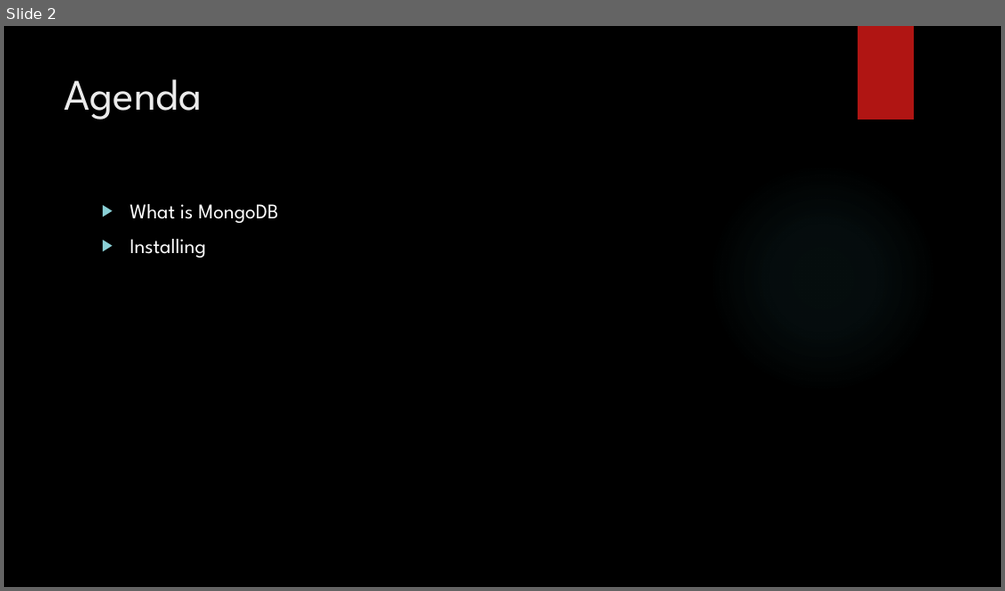
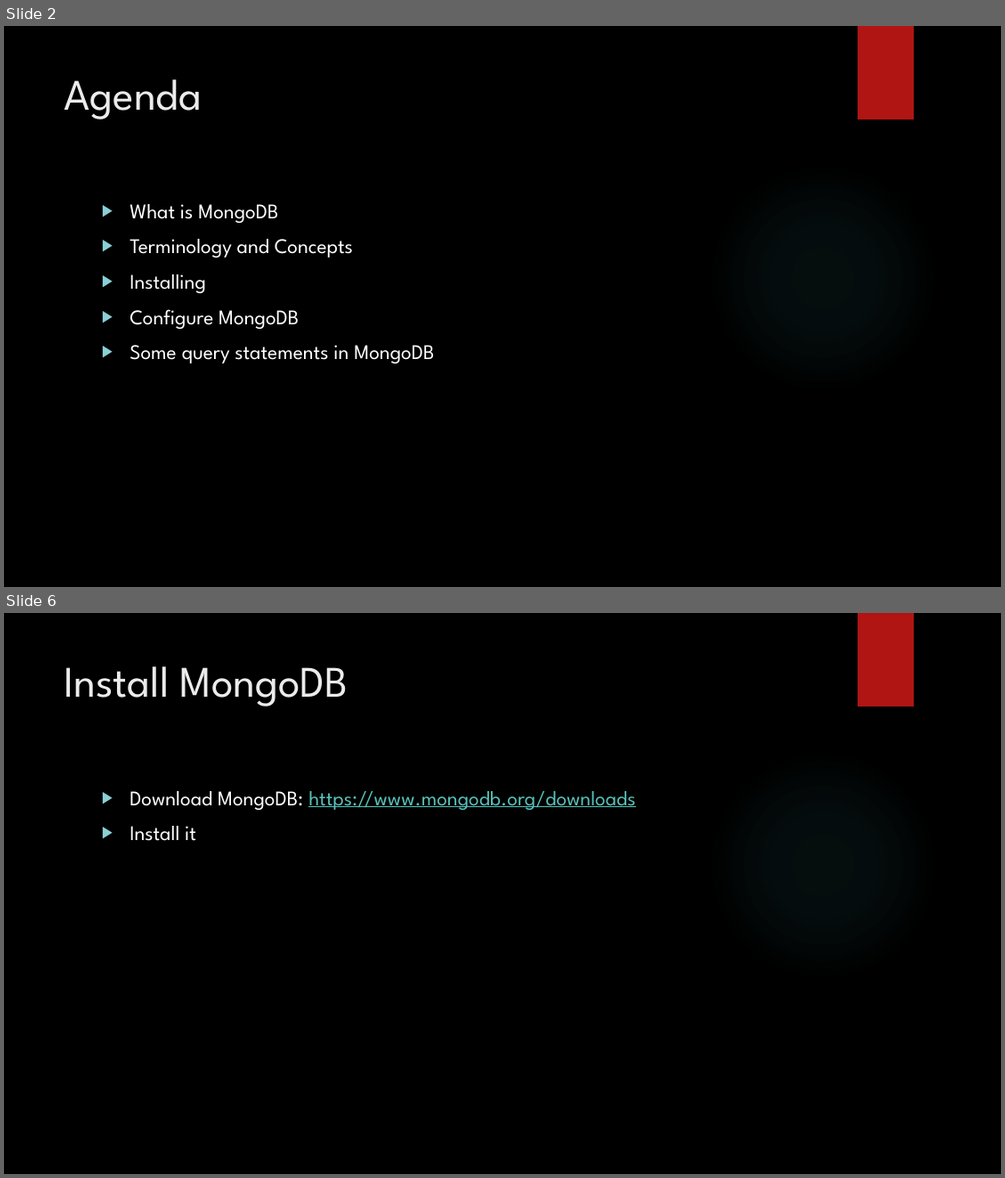
Before and after one commit to vansang1706/qt-project, a slide deck: MongoDB.pptx. Shown one above the other, each under a label of ours: slide 2 before the commit, slides 2 and 6 after it; the slides between them are not shown. The pictures are 1005x591 and 1005x1178 pixels, drawn with LibreOffice and Linux fonts; fonts in the diff are those of the drawing; background and template pictures are left out. Boxes give left, top, right and bottom in pixels: in the first picture for what was removed or moved away, otherwise in the second. Text is boxed around its words. In the diff, an @@ line names an element or a change of style, - is before the commit and + after.

```diff
--- a/MongoDB.pptx
+++ b/MongoDB.pptx
@@ slide 6 added at [4, 613, 1001, 1174], background picture (left out); not listed: 2 template elements that a slide beside it also shows @@
@@ title added at [65, 666, 348, 706], 42 pt, text #EBEBEB @@
+Install MongoDB
@@ text added at [129, 791, 635, 841], 20 pt, text #58C1BA, underline @@
+▶ Download MongoDB: https://www.mongodb.org/downloads
+▶ Install it
@@ slide 2 changed as well @@
@@ text at [129, 239, 353, 257]: paragraph added @@
+▶ Terminology and Concepts
@@ text at [129, 309, 434, 363]: paragraphs added @@
+▶ Configure MongoDB
+▶ Some query statements in MongoDB
```
Also in this commit, not shown: 1 other slide changed, 10 other slides added, 1 slide removed.
